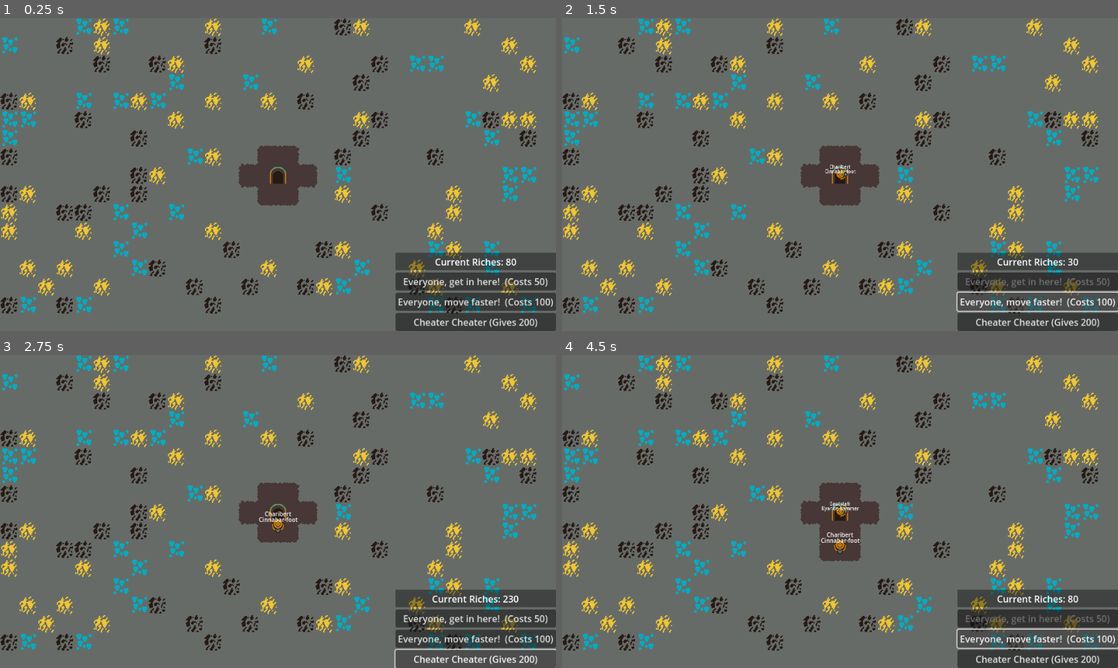
Above: before the commit, frames 1-4 (two rows, left to right).
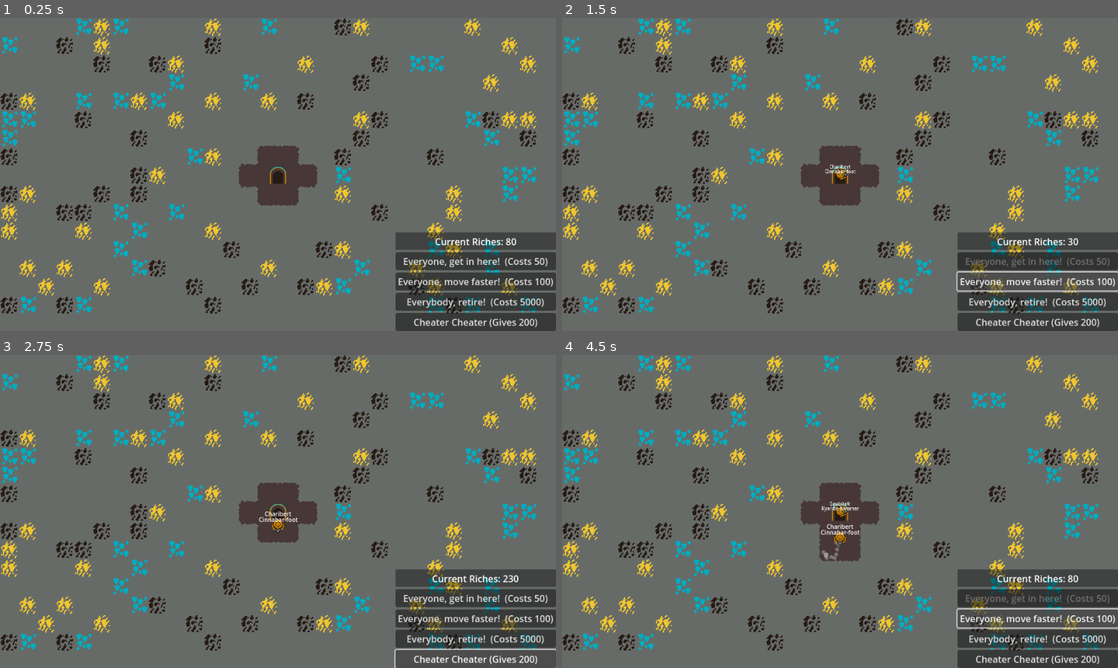
Above: after the commit, the same moments.

Repository: where-fore/dwarves
Game: Godot game, scene res://loose/main_game.tscn
Two runs of this game, one before a commit and one after it. Both use one fixed random seed, a clock stepped at 60 frames per second and the inputs below.
Inputs (mouse positions are in pixels of both pictures, inside the frame that each line leads up to):
- Up to frame 1 (0.25 s): no input
- Up to frame 2 (1.5 s): click "Everyone, get in here! (Costs…" at 0.5 s; click "Everyone, move faster! (Costs…" at 1.25 s
- Up to frame 3 (2.75 s): click "Cheater Cheater (Gives 200)" at 2 s
- Up to frame 4 (4.5 s): click (1040, 639) at 2.75 s, where only the run after the commit has a clickable "Everybody, retire! (Costs 500…"; click "Everyone, get in here! (Costs…" at 3.5 s; click "Everyone, move faster! (Costs…" at 4.25 s

The runs differ from the first frame. In frame 1, 2.8% of the frame differs, in the area x 71-100%, y 68-93%; in frame 2, 4.6%; in frame 3, 2.8%; in frame 4, 4.9%, in the area x 46-100%, y 54-94%.

Commit message:
end game

Diff:
--- a/project/autoload/basic_events.gd
+++ b/project/autoload/basic_events.gd
@@ -6,6 +6,8 @@
 signal dwarf_spawn_completed
 signal dwarf_speed_increase_request
 signal dwarf_speed_increase_confirmed
+signal retire_request
+signal retire_confirmed
 signal cheat_resource_increase_request(value:int)
 signal remove_tile_at(location:Vector2)
 
--- a/project/loose/main_game.tscn
+++ b/project/loose/main_game.tscn
@@ -14,6 +14,8 @@
 [ext_resource type="Script" uid="uid://40i7k2jyfc8g" path="res://loose/score_counter.gd" id="9_ocjp4"]
 [ext_resource type="Script" uid="uid://dhnd3ag80c46x" path="res://loose/speed_button.gd" id="10_sv27o"]
 [ext_resource type="Script" uid="uid://bls7f01k22hi6" path="res://loose/cheat_button.gd" id="11_dab7c"]
+[ext_resource type="Script" uid="uid://dffhbw2hhe214" path="res://loose/win_button.gd" id="14_6lcpv"]
+[ext_resource type="Script" uid="uid://qm2crvc482q4" path="res://loose/you_won_text.gd" id="16_jo1md"]
 
 [sub_resource type="NavigationPolygon" id="NavigationPolygon_8bvjn"]
 vertices = PackedVector2Array(506, 262, 538, 262, 538, 282, 506, 282, 506, 314, 454, 314, 454, 282, 454, 262, 422, 282, 422, 262, 506, 230, 454, 230)
@@ -126,11 +128,34 @@
 text = "Everyone, move faster!  (Costs 100)"
 script = ExtResource("10_sv27o")
 
+[node name="WinButton" type="Button" parent="CanvasLayer/Control/VBoxContainer"]
+layout_mode = 2
+text = "Everybody, retire!  (Costs 5000)"
+script = ExtResource("14_6lcpv")
+
 [node name="CheatButton" type="Button" parent="CanvasLayer/Control/VBoxContainer"]
 layout_mode = 2
 text = "Cheater Cheater (Gives 200)"
 script = ExtResource("11_dab7c")
 
+[node name="YouWonText" type="Label" parent="CanvasLayer/Control"]
+visible = false
+layout_mode = 1
+anchors_preset = 15
+anchor_right = 1.0
+anchor_bottom = 1.0
+grow_horizontal = 2
+grow_vertical = 2
+theme_override_constants/outline_size = 8
+theme_override_font_sizes/font_size = 32
+text = "YOU WON
+sorry i haven't coded this part yet
+nice work though"
+horizontal_alignment = 1
+vertical_alignment = 1
+script = ExtResource("16_jo1md")
+
 [connection signal="pressed" from="CanvasLayer/Control/VBoxContainer/Spawn" to="CanvasLayer/Control/VBoxContainer/Spawn" method="_on_pressed"]
 [connection signal="pressed" from="CanvasLayer/Control/VBoxContainer/Speed" to="CanvasLayer/Control/VBoxContainer/Speed" method="_on_pressed"]
+[connection signal="pressed" from="CanvasLayer/Control/VBoxContainer/WinButton" to="CanvasLayer/Control/VBoxContainer/WinButton" method="_on_pressed"]
 [connection signal="pressed" from="CanvasLayer/Control/VBoxContainer/CheatButton" to="CanvasLayer/Control/VBoxContainer/CheatButton" method="_on_pressed"]
--- a/project/loose/score_counter.gd
+++ b/project/loose/score_counter.gd
@@ -8,6 +8,7 @@
 	BasicEvents.dwarf_spawn_request.connect(spend_score_to_spawn_dwarf)
 	BasicEvents.dwarf_speed_increase_request.connect(spend_score_to_increase_speed)
 	BasicEvents.cheat_resource_increase_request.connect(change_score_additive)
+	BasicEvents.retire_request.connect(spend_score_to_win)
 	self.text = base_label_string + str(0)
 	change_score_additive(80)
 
@@ -28,6 +29,12 @@
 		change_score_additive(-100)
 		BasicEvents.dwarf_speed_increase_confirmed.emit()
 
+func spend_score_to_win() -> void:
+	var current_score:int = get_score_from_label_text()
+	if current_score >= 5000:
+		change_score_additive(-5000)
+		BasicEvents.retire_confirmed.emit()
+
 func get_score_from_label_text() -> int:
 	var regex_for_number:RegEx = RegEx.create_from_string(r"\d+")
 	return regex_for_number.search(self.text).get_string().to_int()
--- /dev/null
+++ b/project/loose/win_button.gd
@@ -0,0 +1,4 @@
+extends Button
+
+func _on_pressed() -> void:
+	BasicEvents.retire_request.emit()
--- /dev/null
+++ b/project/loose/you_won_text.gd
@@ -0,0 +1,10 @@
+extends Label
+
+
+# Called when the node enters the scene tree for the first time.
+func _ready() -> void:
+	visible = false
+	BasicEvents.retire_confirmed.connect(show_label)
+
+func show_label() -> void:
+	visible = true
Not shown: 1 places in project/loose/main_game.tscn that only renumber resources
Not shown, added: project/loose/win_button.gd.uid
Not shown, added: project/loose/you_won_text.gd.uid
